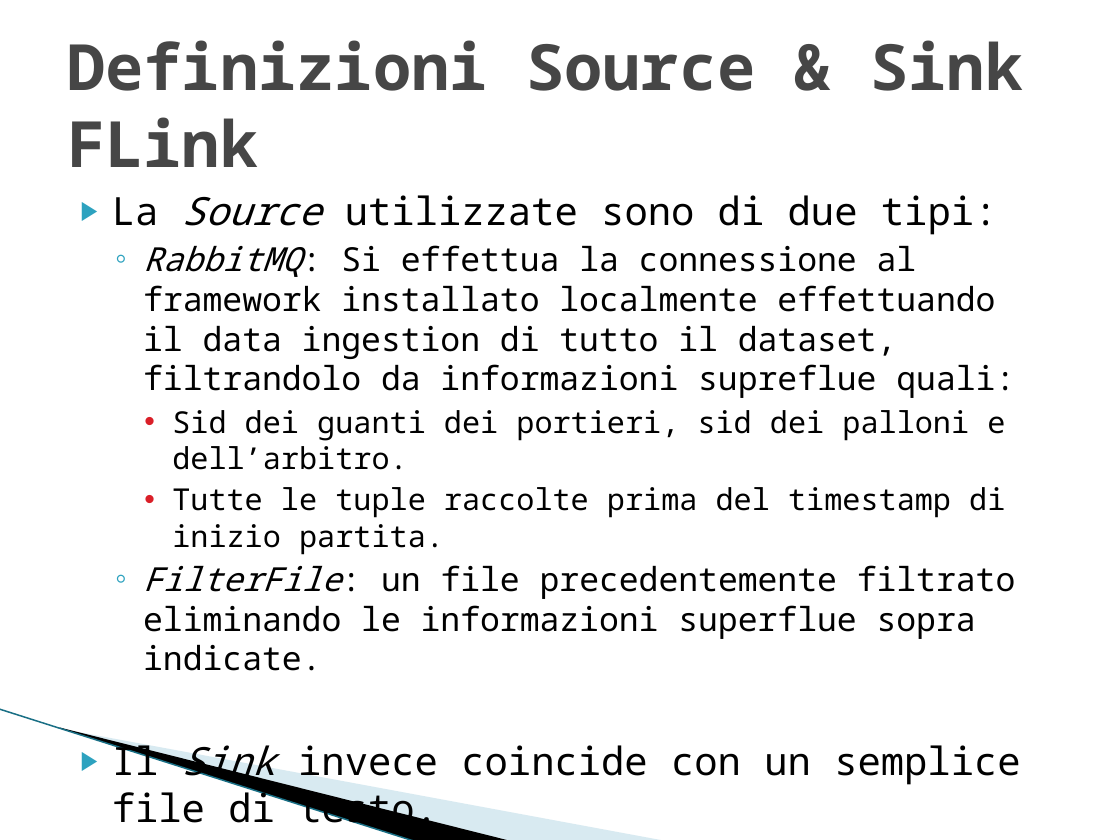
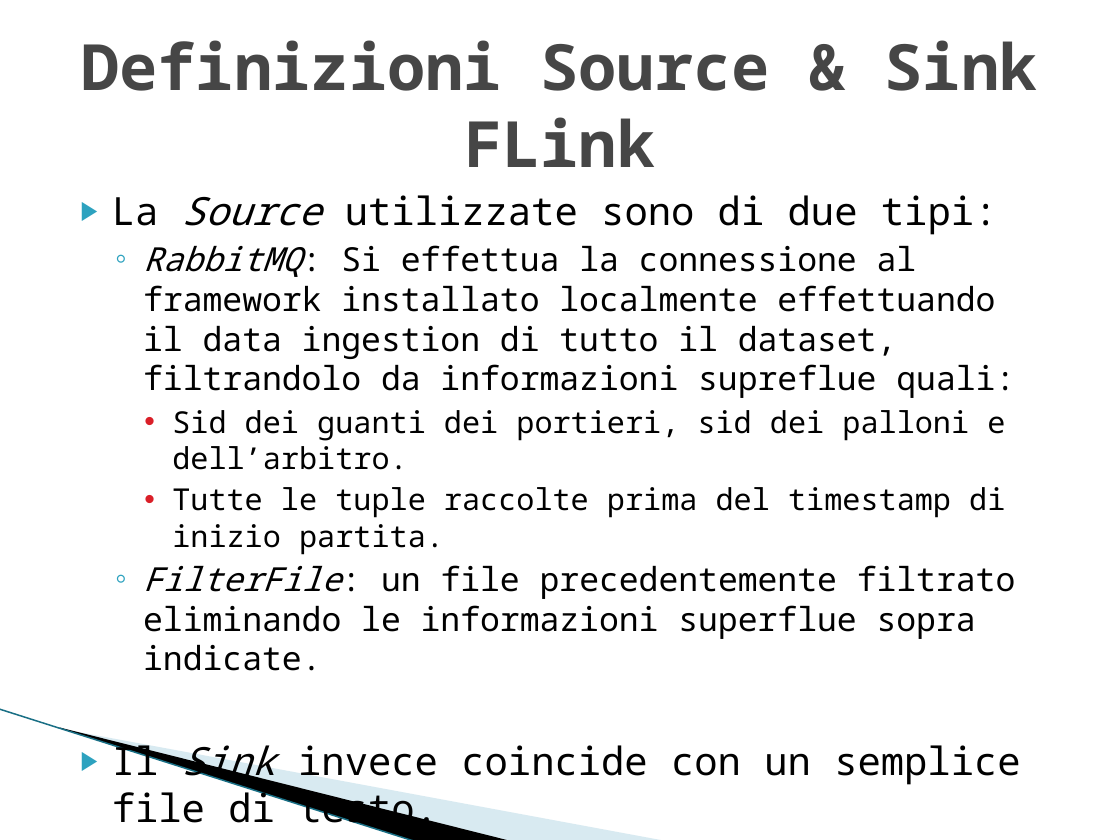
Before and after one commit to alexiey91/Flink, a slide deck: slide 8 of SABD2.pptx. Drawn at 1120x840 pixels with LibreOffice and Linux fonts; fonts in the diff are those of the drawing; background and template pictures are left out. Boxes give left, top, right and bottom in pixels: in the first picture for what was removed or moved away, otherwise in the second. Text is boxed around its words. In the diff, an @@ line names an element or a change of style, - is before the commit and + after.

```diff
--- a/SABD2.pptx
+++ b/SABD2.pptx
@@ title "Definizioni Source & Sink FLink" at [81, 40, 1038, 167]: alignment left to centre @@
```
Also in this commit, not shown: 21 other slides changed.
